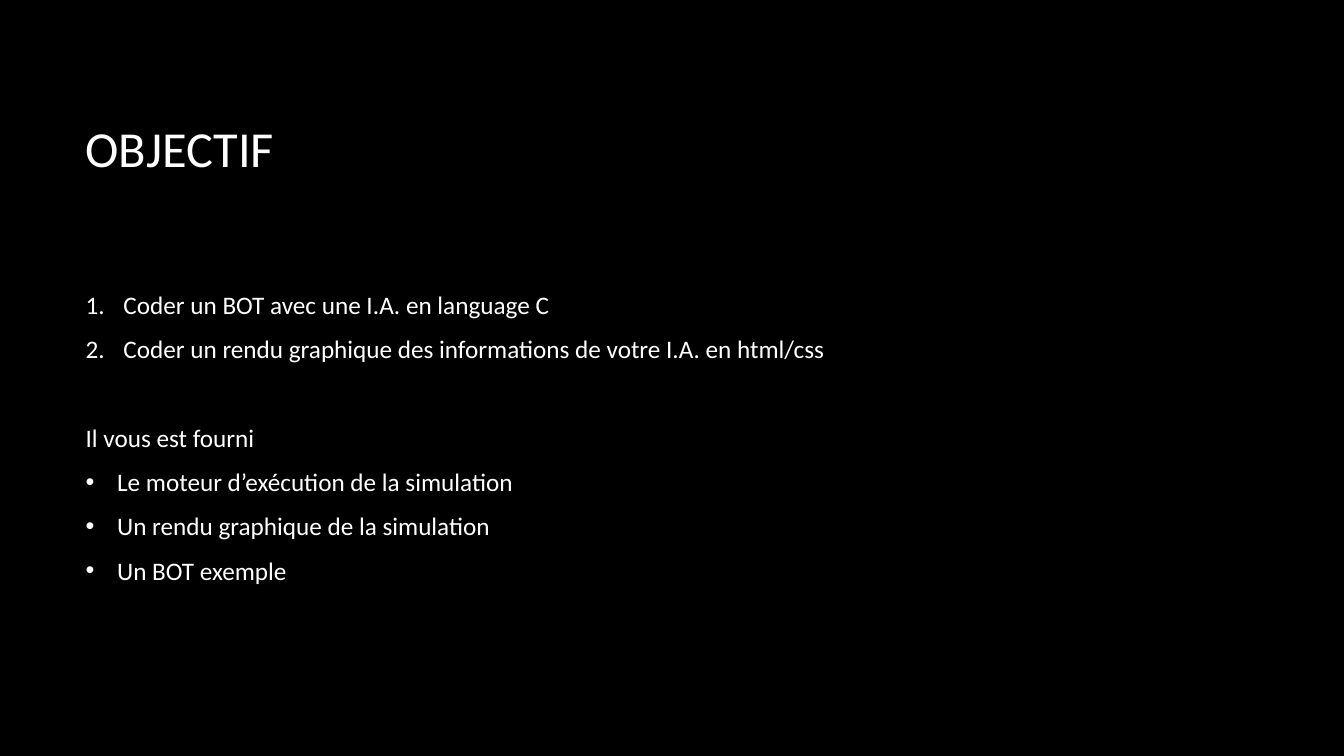
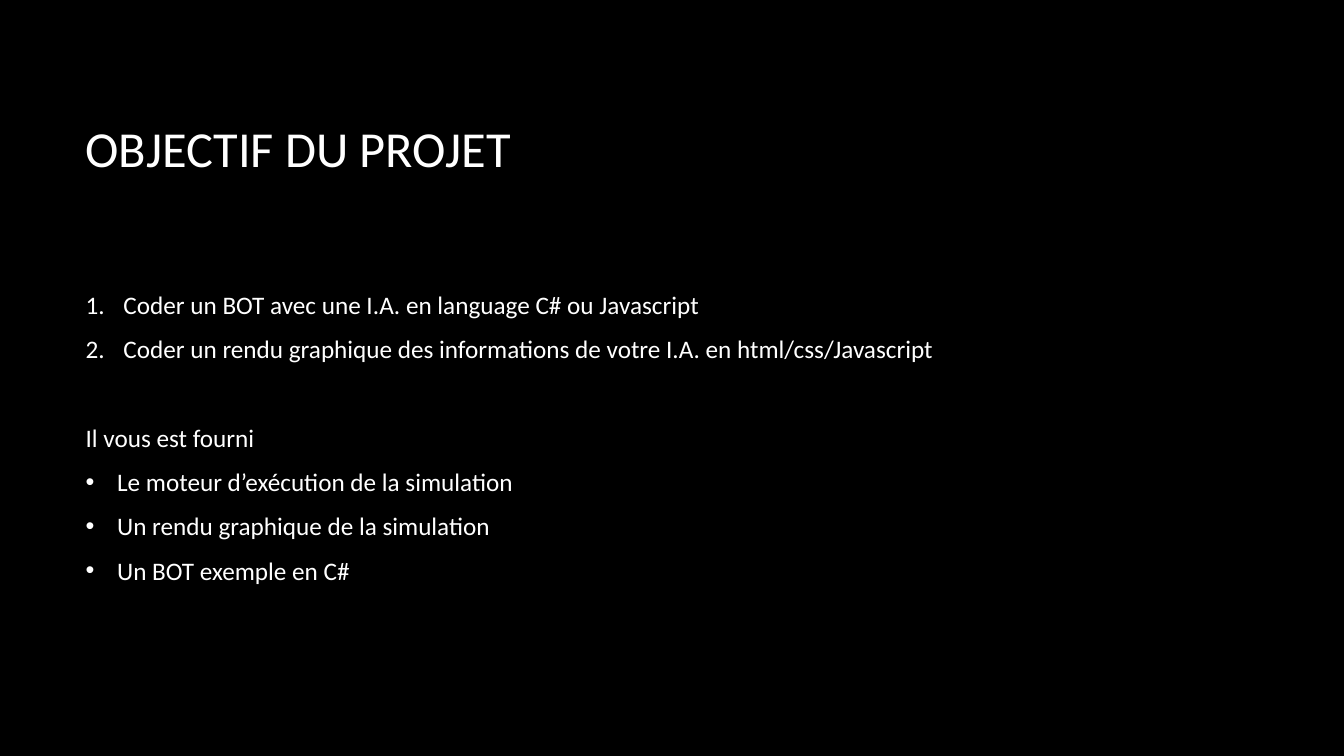
Before and after one commit to BorisFR/BattleIA, a slide deck: slide 3 of Battle IA.pptx. Drawn at 1344x756 pixels with LibreOffice and Linux fonts; fonts in the diff are those of the drawing; background and template pictures are left out. Boxes give left, top, right and bottom in pixels: in the first picture for what was removed or moved away, otherwise in the second. Text is boxed around its words. In the diff, an @@ line names an element or a change of style, - is before the commit and + after.

```diff
--- a/Battle IA.pptx
+++ b/Battle IA.pptx
@@ title at (86,134,511,168): text changed @@
-OBJECTIF
+OBJECTIF DU PROJET
@@ text at (123,296,933,363): text changed @@
-1. Coder un BOT avec une I.A. en language C
-2. Coder un rendu graphique des informations de votre I.A. en html/css
+1. Coder un BOT avec une I.A. en language C# ou Javascript
+2. Coder un rendu graphique des informations de votre I.A. en html/css/Javascript
@@ text at (117,562,350,584): text changed @@
-• Un BOT exemple
+• Un BOT exemple en C#
```
Also in this commit, not shown: 12 other slides changed, 2 slides added, 16 other files.
